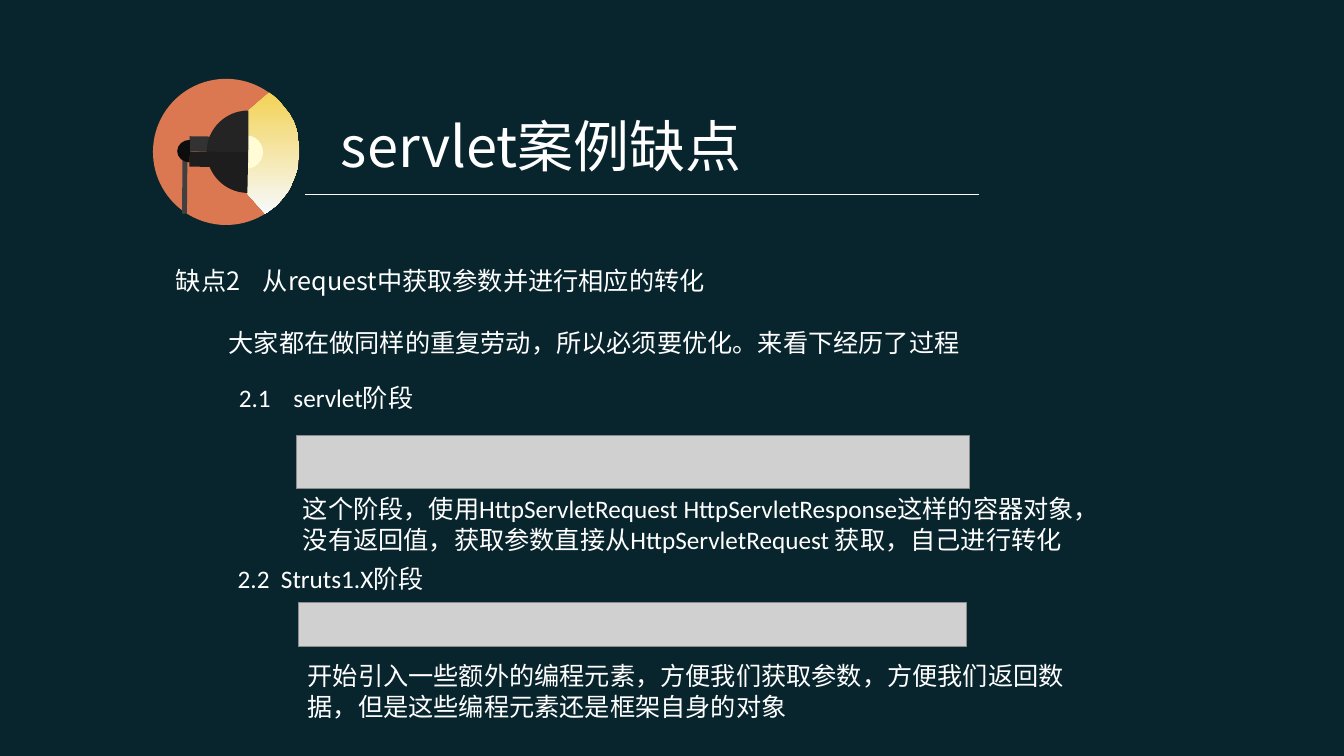
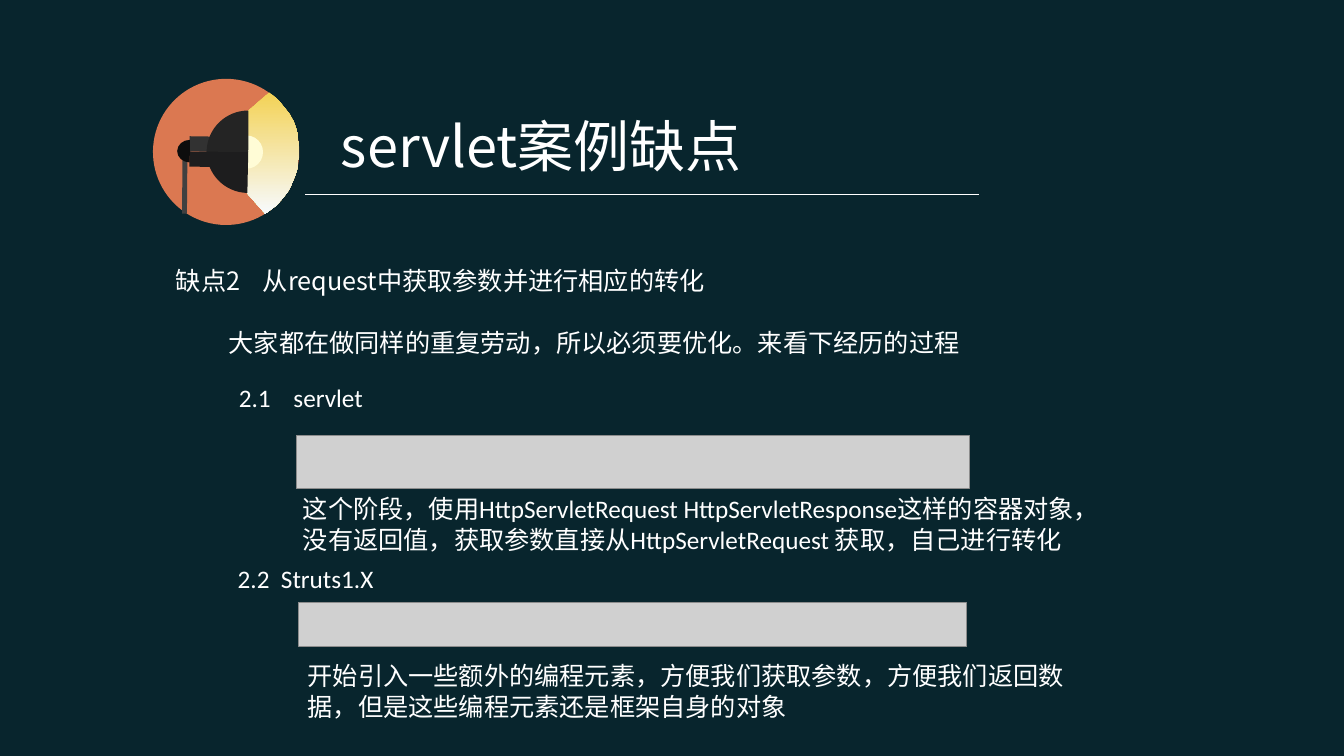
Before and after one commit to pingpangkuangmo/blog, a slide deck: slide 6 of 2015-4/SpringMVC的设计分享.ppt. Drawn at 1344x756 pixels with LibreOffice and Linux fonts; fonts in the diff are those of the drawing; grey boxes stand for pictures. Boxes give left, top, right and bottom in pixels: in the first picture for what was removed or moved away, otherwise in the second. Text is boxed around its words. In the diff, an @@ line names an element or a change of style, - is before the commit and + after.

```diff
--- a/2015-4/SpringMVC的设计分享.ppt
+++ b/2015-4/SpringMVC的设计分享.ppt
@@ text at (229,330,960,355): text changed @@
-大家都在做同样的重复劳动，所以必须要优化。来看下经历了过程
+大家都在做同样的重复劳动，所以必须要优化。来看下经历的过程
@@ text at (239,389,362,407): text changed @@
-2.1 servlet阶段
+2.1 servlet
@@ text at (238,571,373,588): text changed @@
-2.2 Struts1.X阶段
+2.2 Struts1.X
```
Also in this commit, not shown: 4 other slides changed, 6 slides added, 1 slide removed.
